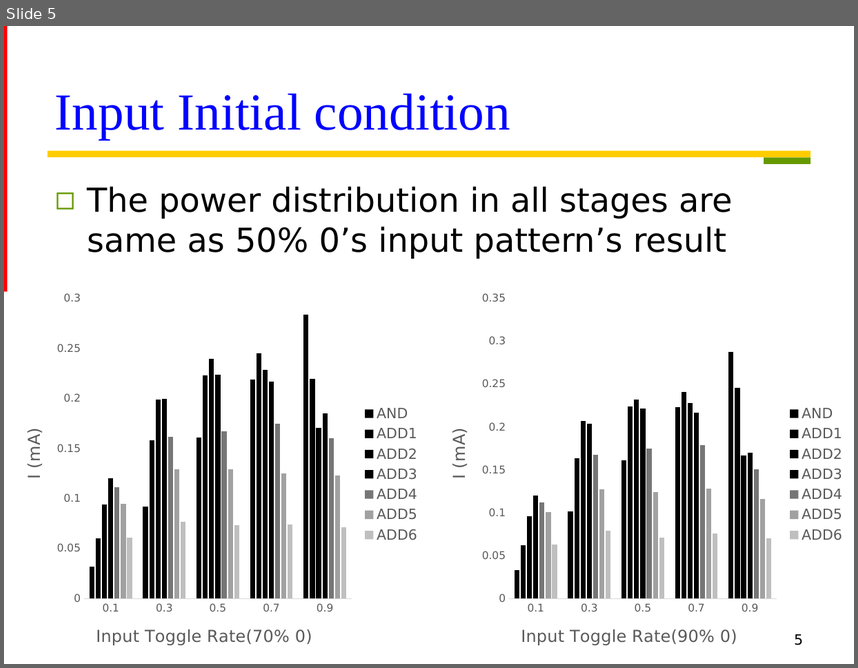
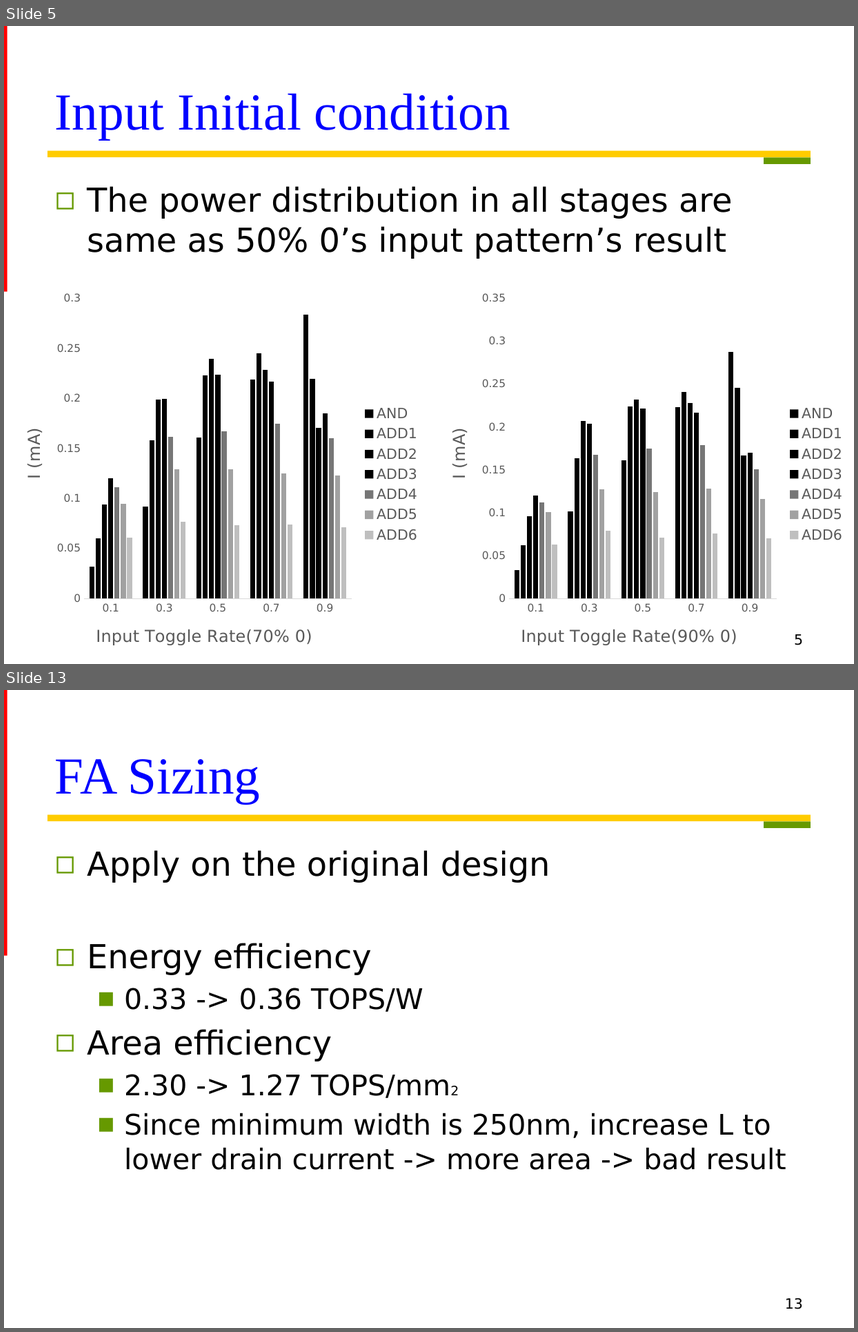
Before and after one commit to Oniontow/TTLiu_Project, a slide deck: tree/new_wood.pptx. Shown one above the other, each under a label of ours: slide 5 before the commit, slides 5 and 13 after it; the slides between them are not shown. The pictures are 858x668 and 858x1332 pixels, drawn with LibreOffice and Linux fonts; fonts in the diff are those of the drawing. Boxes give left, top, right and bottom in pixels: in the first picture for what was removed or moved away, otherwise in the second. Text is boxed around its words. In the diff, an @@ line names an element or a change of style, - is before the commit and + after.

```diff
--- a/tree/new_wood.pptx
+++ b/tree/new_wood.pptx
@@ slide 13 added at (4, 690, 854, 1328), background #FFFFFF; not listed: 3 template elements that a slide beside it also shows @@
@@ title added at (55, 759, 260, 803), 44 pt, text #0000FF @@
+FA Sizing
@@ text added at (87, 850, 786, 1170), 24 pt, text #000000 @@
+◻ Apply on the original design
+◻ Energy efficiency
+  ■ 0.33 -> 0.36 TOPS/W
+◻ Area efficiency
+  ■ 2.30 -> 1.27 TOPS/mm2
+  ■ Since minimum width is 250nm, increase L to lower drain current -> more area -> bad result
@@ page number added at (785, 1297, 803, 1309), 12 pt, text #000000 @@
+13
```
Also in this commit, not shown: 3 slides changed, 9 other slides added, 3 other files.
